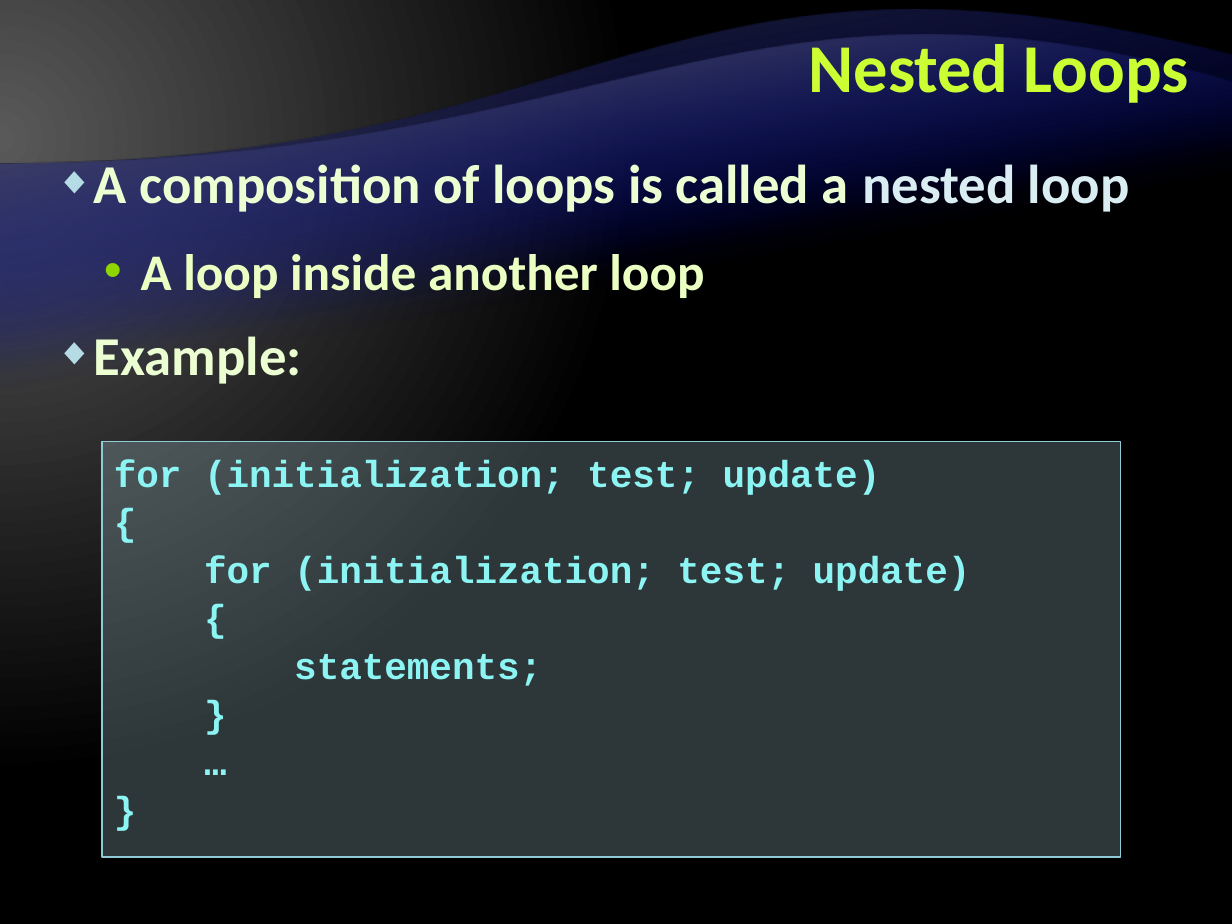
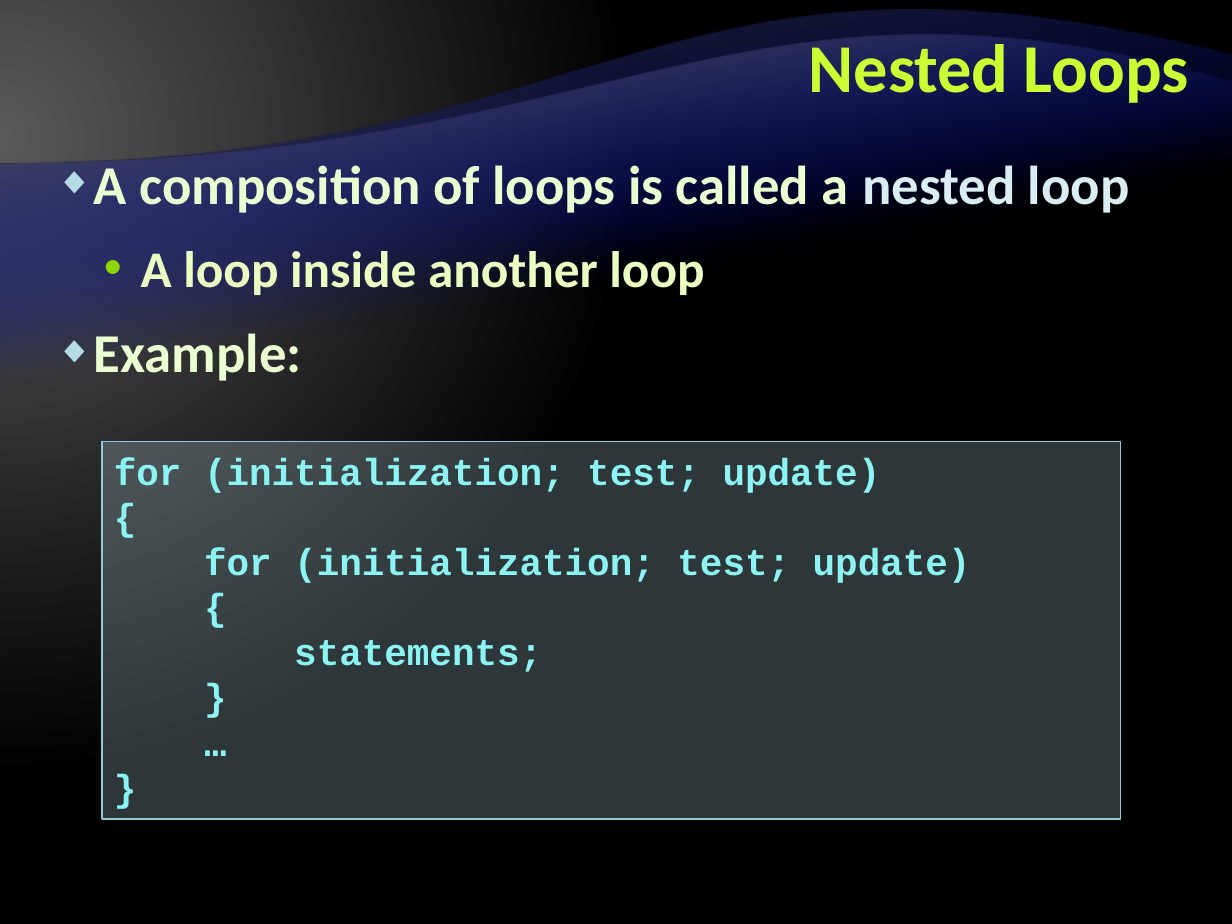
Before and after one commit to Graveheart/aspnetcourse, a slide deck: slide 79 of 2010/lectures/2. CSharp Language Overview - Part I.pptx. Drawn at 1232x924 pixels with LibreOffice and Linux fonts; fonts in the diff are those of the drawing; background and template pictures are left out. Boxes give left, top, right and bottom in pixels: in the first picture for what was removed or moved away, otherwise in the second. Text is boxed around its words. In the diff, an @@ line names an element or a change of style, - is before the commit and + after.

```diff
--- a/2010/lectures/2. CSharp Language Overview - Part I.pptx
+++ b/2010/lectures/2. CSharp Language Overview - Part I.pptx
@@ text "A composition of loops is ..." at [94,160,1130,381]: line spacing 38pt to 1 @@
@@ rectangle "for (initialization; test; update)": place and size @@
-rectangle "for (initialization; test; update)" at [102,441,1121,856]
+rectangle "for (initialization; test; update)" at [102,441,1121,818]
@@ rectangle "for (initialization; test; update)" at [102,441,1121,818]: line spacing 28pt to 1 @@
```
Also in this commit, not shown: 49 other slides changed.
